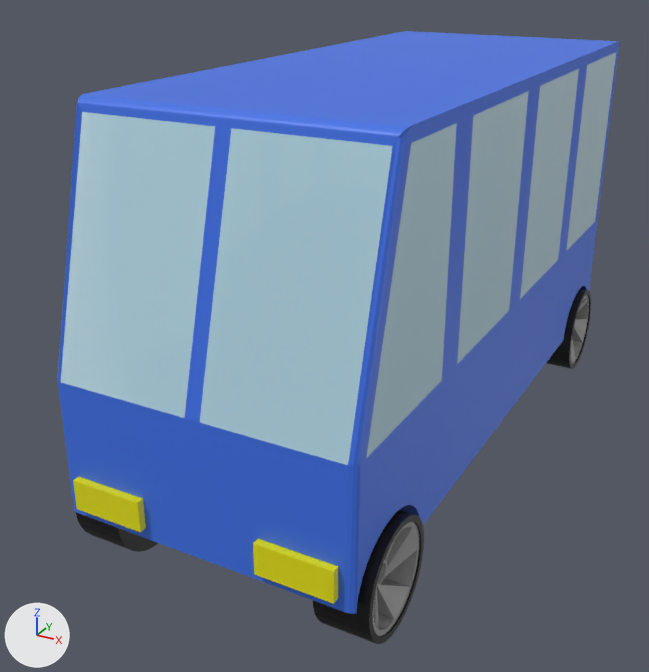
Renders of the glTF model bus/bus.glb from each side of a commit.
One viewpoint serves both versions: a 50 mm lens placed at (5.38, -11.8, 3.68), pointed at (-0.63, -0.88, -1.78). The axes (+X, +Y, +Z) are drawn at lower left. The lights are the same throughout. Where no turn or scale is listed for an object, it has been applied to the vertices. Vertices at the same position are counted once.

The first picture shows 'back_wheel', 'busbody', 'front_wheel'.
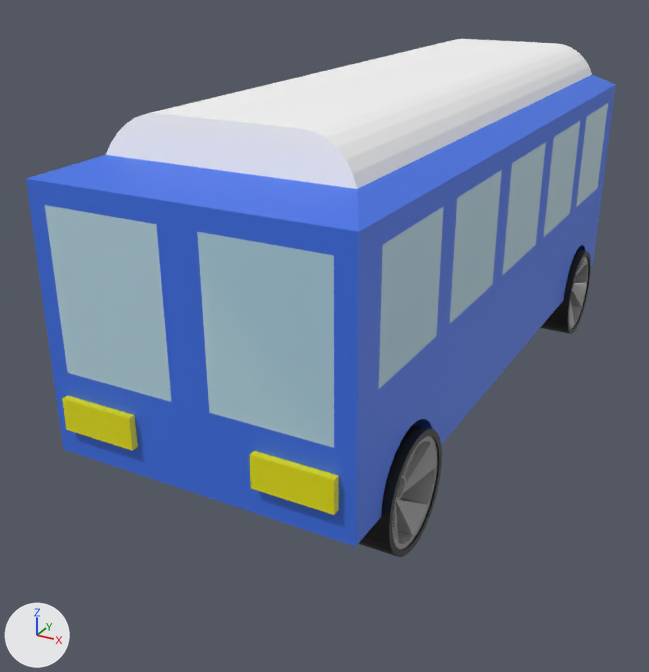
Edits to the bpy script that builds the scene:
```text
Add mat_white:
    mat_white = principled_material('white')
    mat_white.base_color = (1.0, 1.0, 1.0)  # white #ffffff
Change me_cube_001:
    used by ob_busbody; location = (0.25, -1.04, -1.19); scale = (2.0, 5.0, 2.5)
    remove me_cube_001.from_pydata(...)  # 345 vertices, 722 faces; spans x -1.13..0.87, y -0.81..1.21, z -0.68..1.32
    add me_cube_001.from_pydata(...)  # 392 vertices, 868 faces; spans x -1.0..1.0, y -1.02..1.0, z -1.0..1.0
    me_cube_001 part 1: a new loose piece, a box spanning x 0.4..0.9, y -1.02..-0.98, z -0.809..-0.601, in mat_yellow (yellow #e7e400)
    me_cube_001 part 2: a new loose piece, a box spanning x -0.9..-0.4, y -1.02..-0.98, z -0.809..-0.601, in mat_yellow (yellow #e7e400)
    me_cube_001 part 3: the loose piece of 329 vertices spanning x -1.13..0.87, y -0.79..1.21, z -0.68..1.32 is rebuilt with 376 vertices and now spans x -1.0..1.0, y -1.01..1.0, z -1.0..1.0
    me_cube_001 part 4: the loose piece of 8 vertices spanning x 0.27..0.77, y -0.81..-0.77, z -0.62..-0.45 is deleted
    me_cube_001 part 5: the loose piece of 8 vertices spanning x -1.03..-0.53, y -0.81..-0.77, z -0.62..-0.45 is deleted
    add me_cube_001.materials.append(mat_white)  # white #ffffff
Add me_cylinder_003:
    me_cylinder_003.from_pydata(...)  # 592 vertices, 1176 faces; spans x -2.1..2.1, y -0.75..0.75, z -0.75..0.75
    # faces by material slot: [508, 668]
    me_cylinder_003.materials.append(mat_black)  # black #000000
    me_cylinder_003.materials.append(mat_steel)  # grey #a4a4a4
Add me_cylinder_002:
    me_cylinder_002.from_pydata(...)  # 592 vertices, 1176 faces; spans x -2.1..2.1, y -0.75..0.75, z -0.75..0.75
    # faces by material slot: [508, 668]
    me_cylinder_002.materials.append(mat_black)  # black #000000
    me_cylinder_002.materials.append(mat_steel)  # grey #a4a4a4
Change ob_busbody:
    ob_busbody.location: (0.25, -1.04, -1.19) -> (0.0, 0.0, 0.0)
    ob_busbody.scale: (2.0, 5.0, 2.5) -> (2.0, 5.0, 2.0)
Remove ob_front_wheel:
    ob_front_wheel = bpy.data.objects.new('front_wheel', me_cylinder_001)
    ob_front_wheel.location = (1.85, -4.1, -3.0)
Remove ob_back_wheel:
    ob_back_wheel = bpy.data.objects.new('back_wheel', me_cylinder_007)
    ob_back_wheel.location = (1.85, 4.13, -3.0)
Add ob_back_wheel_001:
    ob_back_wheel_001 = bpy.data.objects.new('back_wheel.001', me_cylinder_003)
    ob_back_wheel_001.location = (0.0, 3.65, -2.1)
Add ob_front_wheel_001:
    ob_front_wheel_001 = bpy.data.objects.new('front_wheel.001', me_cylinder_002)
    ob_front_wheel_001.location = (0.0, -3.65, -2.1)
```

Changed parts and their boxes (x1, y1, x2, y2) in the pictures (649 x 672 px):
'busbody', reshaped, moved, rescaled (13% shorter)
    before: (57, 31, 619, 614)
    after: (26, 39, 616, 547)
'front_wheel', deleted
    before: (76, 510, 424, 644)
    faces in mat_black (black #000000): (76, 510, 424, 644)
    faces in mat_steel (grey #a4a4a4): (372, 522, 419, 636)
'front_wheel.001', added
    after: (358, 424, 442, 557)
    faces in mat_steel (grey #a4a4a4): (392, 436, 437, 550)
    faces in mat_black (black #000000): (358, 424, 442, 557)
'back_wheel.001', added
    after: (540, 250, 591, 334)
    faces in mat_black (black #000000): (540, 250, 591, 334)
    faces in mat_steel (grey #a4a4a4): (569, 256, 588, 329)
'back_wheel', deleted
    before: (547, 289, 591, 369)
    faces in mat_black (black #000000): (547, 289, 591, 369)
    faces in mat_steel (grey #a4a4a4): (571, 295, 589, 364)
part 1 of me_cube_001, added (yellow)
    after: (249, 451, 339, 515)
part 2 of me_cube_001, added (yellow)
    after: (62, 395, 138, 451)
part 3 of me_cube_001, rebuilt (13% shorter)
    before: (57, 31, 619, 614)
    after: (26, 39, 616, 547)
part 4 of me_cube_001, deleted (yellow)
    before: (253, 539, 338, 604)
part 5 of me_cube_001, deleted (yellow)
    before: (73, 477, 146, 532)
